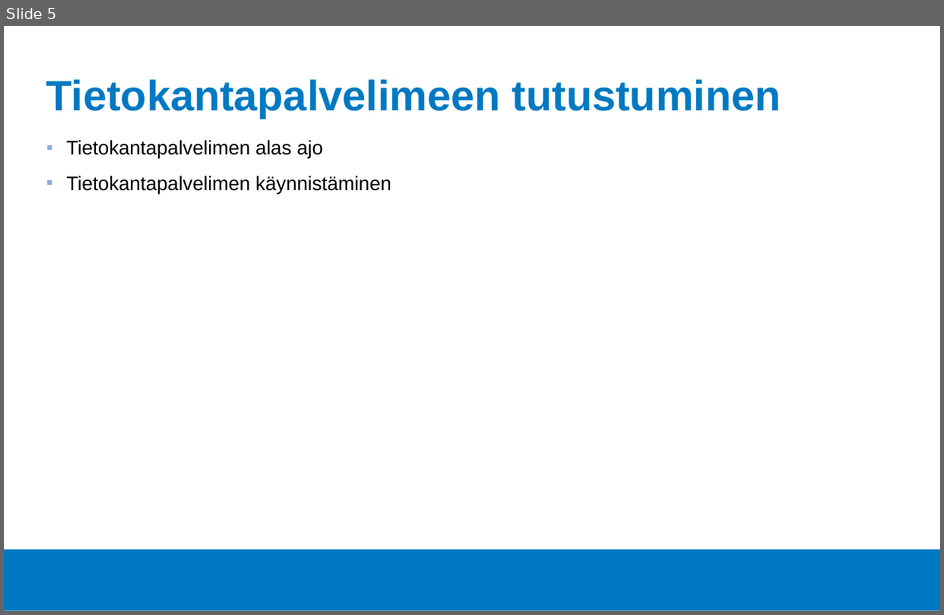
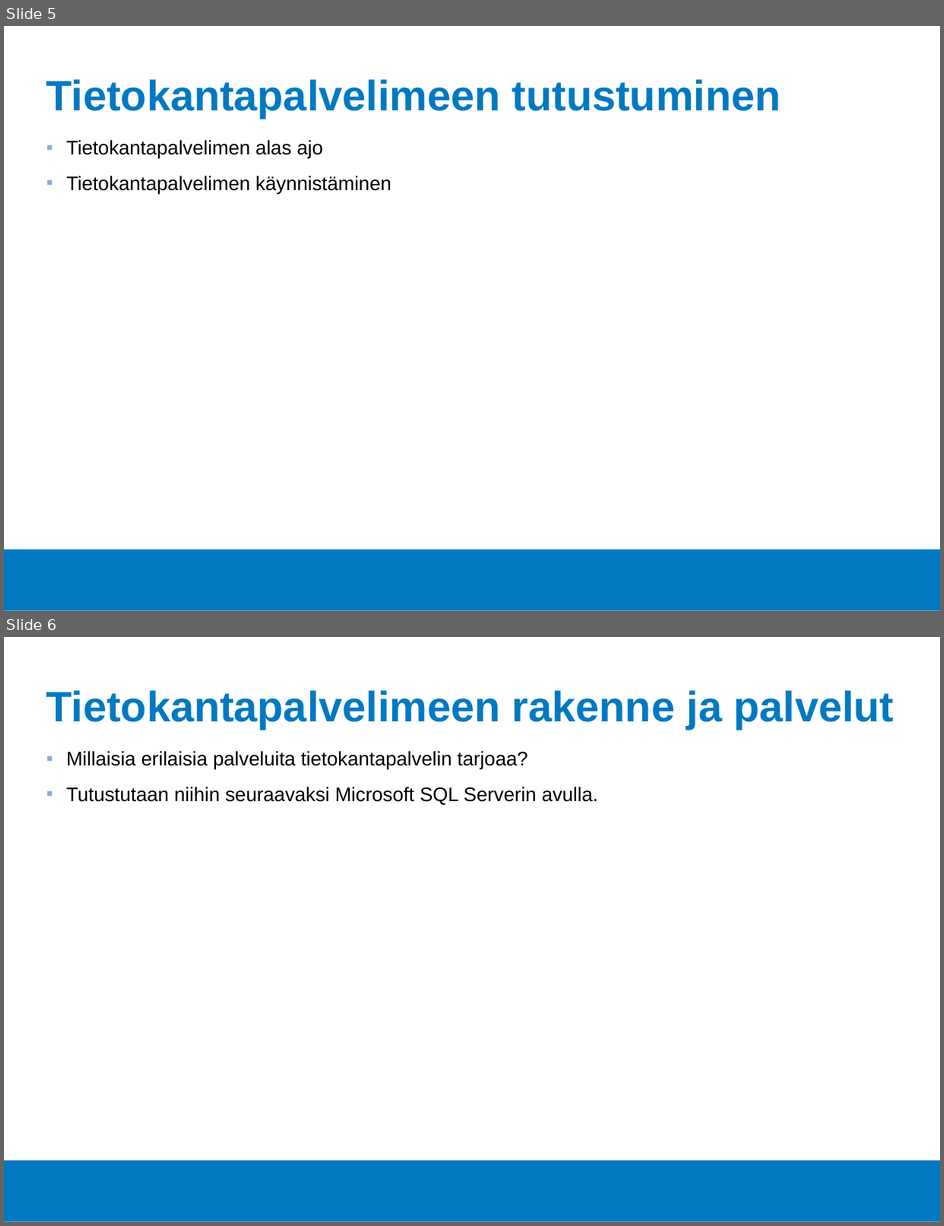
Before and after one commit to Tietokantahallinta/Tietokantahallinta.github.io, a slide deck: luennot/viikko01/Luentokalvot_01.odp. Shown one above the other, each under a label of ours: slide 5 before the commit, slides 5 and 6 after it. The pictures are 944x615 and 944x1226 pixels, drawn with LibreOffice and Linux fonts; fonts in the diff are those of the drawing; background and template pictures are left out. Boxes give left, top, right and bottom in pixels: in the first picture for what was removed or moved away, otherwise in the second. Text is boxed around its words. In the diff, an @@ line names an element or a change of style, - is before the commit and + after.

```diff
--- a/luennot/viikko01/Luentokalvot_01.odp
+++ b/luennot/viikko01/Luentokalvot_01.odp
@@ slide 6 added at (x1=4, y1=637, x2=940, y2=1222), background #FFFFFF; not listed: 1 template element that a slide beside it also shows @@
@@ title added at (x1=47, y1=690, x2=895, y2=728), 36 pt, text #0079C2, bold @@
+Tietokantapalvelimeen rakenne ja palvelut
@@ text added at (x1=66, y1=751, x2=598, y2=805), 16.6 pt, text #000000 @@
+▪ Millaisia erilaisia palveluita tietokantapalvelin tarjoaa?
+▪ Tutustutaan niihin seuraavaksi Microsoft SQL Serverin avulla.
```
Also in this commit, not shown: 2 slides changed, 1 other slide added, 1 slide removed, 2 other files.
